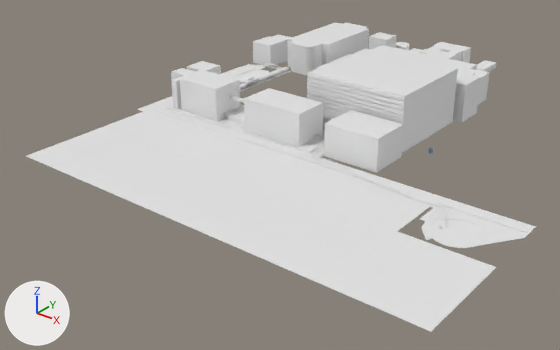
The Blender file VRCoaster.blend: old version first, new version second.
One viewpoint serves both versions: a camera (50 mm lens) standing at (208.0, -415.0, 204.0) and looking at (-91.0, -41.0, -28.0). Lighting does not change. The marker at lower left points along +X, +Y and +Z.

Names of what the first picture shows: '円柱.052', '円柱.056', '平面.001', '平面.005', '建物が建つ平面', '立方体', '立方体.001', '立方体.002', '立方体.004', '立方体.006', '立方体.007', '立方体.010', '立方体.011', '立方体.079'.
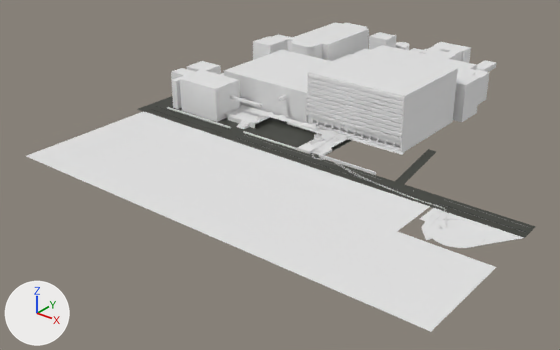
Pixel boxes (x1, y1, x2, y2) of what changed, in the pictures (560 x 350 px):
'立方体.003', shown
    after: (224, 50, 333, 123)
'立方体', hidden
    before: (324, 110, 404, 173)
'立方体.001', hidden
    before: (244, 88, 323, 148)
'立方体.088', added
    after: (321, 155, 376, 175)
'立方体.087', added
    after: (277, 95, 287, 102)
'円柱.072', added
    after: (327, 129, 389, 148)
'円柱.056', deleted
    before: (249, 141, 363, 179)
'円柱.053', deleted
    before: (454, 208, 525, 232)
'円柱.055', deleted
    before: (268, 147, 370, 181)
part 1 of me_立方体_004, added
    after: (308, 49, 458, 152)
part 2 of me_平面_001, built on
    before: (307, 159, 455, 211)
    after: (307, 149, 455, 211)
part 3 of me_平面_001, recoloured (white to grey)
    both: (137, 96, 535, 238)
part 4 of me_立方体_048, added
    after: (240, 104, 292, 122)

The change, as a diff of the scene's bpy script:
```diff
--- a/VRCoaster.blend.py
+++ b/VRCoaster.blend.py
@@ mat_マテリアル_006 @@
+mat_マテリアル_006 = principled_material('マテリアル.006')
+mat_マテリアル_006.base_color = (0.0437, 0.0467, 0.0369)  # black #3b3d36
@@ me_立方体_004 @@
 # used by ob_立方体_004; location = (-74.6, 45.5, 16.9); scale = (10.9, 14.6, 17.0)
-me_立方体_004.from_pydata(...)  # 8 vertices, 6 faces; spans x -1.21..5.58, y -4.04..0.75, z -0.99..1.31
+me_立方体_004.from_pydata(...)  # 138 vertices, 87 faces; spans x -1.21..5.58, y -4.04..0.75, z -0.99..1.31
+# me_立方体_004 part 1: 122 vertices added at x -1.21..5.58, y -4.04..0.75, z -0.99..1.31
@@ me_平面_001 @@
-me_平面_001.from_pydata(...)  # 31 vertices, 20 faces; spans x -79.0..217.0, y -25.0..28.0, z 0.0
+me_平面_001.from_pydata(...)  # 43 vertices, 29 faces; spans x -79.0..217.0, y -25.0..44.0, z 0.0
+# me_平面_001 part 2
+# 4 faces are deleted
+# 2 vertices are added at (123.0, 44.0, 0.0), (129.0, 44.0, 0.0)
+# 5 new vertices lie (54.0, 0.0, 0.0) away from vertices in x 76.0, y -25.0..-10.0, z 0.0
+# 5 new vertices lie (-33.0, 0.0, 0.0) away from vertices in x 170.0, y -25.0..-10.0, z 0.0
+# 13 new faces join them
+# me_平面_001 part 3: 16 faces spanning x -79.0..217.0, y -25.0..28.0, z 0.0 switch from no material to mat_マテリアル_006 (black #3b3d36)
@@ me_立方体_048 @@
-me_立方体_048.from_pydata(...)  # 24 vertices, 22 faces; spans x -1.79..8.56, y -4.67..0.38, z 0.0..0.2
+me_立方体_048.from_pydata(...)  # 124 vertices, 122 faces; spans x -1.79..64.37, y -4.67..0.38, z -3.11..0.2
+# me_立方体_048 part 4: 100 vertices added at x 7.86..64.37, y -4.67..-0.97, z -3.11..0.2
@@ ob_立方体 @@
 ob_立方体.scale = (10.9, 14.6, 17.0)
+ob_立方体.hide_set(True)
@@ ob_立方体_001 @@
 ob_立方体_001.scale = (10.9, 14.6, 17.0)
+ob_立方体_001.hide_set(True)
@@ ob_立方体_003 @@
 ob_立方体_003.scale = (10.9, 14.6, 17.0)
-ob_立方体_003.hide_set(True)
@@ ob_立方体_044 @@
-ob_立方体_044 = bpy.data.objects.new('立方体.044', me_立方体_047)
@@ ob_円柱 @@
-ob_円柱 = bpy.data.objects.new('円柱', me_円柱_047)
@@ ob_円柱_050 @@
-ob_円柱_050 = bpy.data.objects.new('円柱.050', me_円柱_051)
@@ ob_円柱_051 @@
-ob_円柱_051 = bpy.data.objects.new('円柱.051', me_円柱_052)
@@ ob_円柱_052 @@
-ob_円柱_052 = bpy.data.objects.new('円柱.052', me_円柱_053)
@@ ob_円柱_053 @@
-ob_円柱_053 = bpy.data.objects.new('円柱.053', me_円柱_054)
@@ ob_円柱_055 @@
-ob_円柱_055 = bpy.data.objects.new('円柱.055', me_円柱_056)
@@ ob_円柱_056 @@
-ob_円柱_056 = bpy.data.objects.new('円柱.056', me_円柱_057)
@@ ob_円柱_060 @@
-ob_円柱_060 = bpy.data.objects.new('円柱.060', me_円柱_061)
@@ ob_円柱_061 @@
-ob_円柱_061 = bpy.data.objects.new('円柱.061', me_円柱_062)
@@ ob_円柱_062 @@
-ob_円柱_062 = bpy.data.objects.new('円柱.062', me_円柱_063)
@@ ob_円柱_064 @@
-ob_円柱_064 = bpy.data.objects.new('円柱.064', me_円柱_065)
@@ ob_円柱_065 @@
-ob_円柱_065 = bpy.data.objects.new('円柱.065', me_円柱_066)
@@ ob_周囲の建物 @@
-ob_周囲の建物 = bpy.data.objects.new('周囲の建物', me_立方体_008)
@@ ob_立方体_088 @@
+ob_立方体_088 = bpy.data.objects.new('立方体.088', me_立方体_092)  # a box spanning x -1.7..38.8, y -0.7..0.5, z -2.6..-0.9
+ob_立方体_088.location = (-48.8, -49.3, 2.6)
@@ ob_立方体_087 @@
+ob_立方体_087 = bpy.data.objects.new('立方体.087', me_立方体_091)  # a box spanning x -0.5..0.5, y -4.71..3.89, z -0.5..0.5
+ob_立方体_087.location = (-107.5, -17.3, 17.4)
+ob_立方体_087.scale = (2.0, 1.0, 2.0)
@@ ob_円柱_072 @@
+ob_円柱_072 = bpy.data.objects.new('円柱.072', me_円柱_087)  # 832 vertices, 442 faces; spans x -0.01..0.99, y -0.01..0.01, z -0.513..0.5; modifiers ARRAY
+ob_円柱_072.location = (-71.1, -13.7, 2.8)
+ob_円柱_072.rotation_euler = (0.0, 1.571, 0.0)  # degrees (0, 90, 0)
@@ ob_円柱_070 @@
+ob_円柱_070 = bpy.data.objects.new('円柱.070', me_円柱_087.copy())  # modifiers ARRAY
+ob_円柱_070.location = (-105.2, -16.3, 4.3)
+ob_円柱_070.rotation_euler = (0.0, 1.571, 0.0)  # degrees (0, 90, 0)
@@ ob_円柱_068 @@
+ob_円柱_068 = bpy.data.objects.new('円柱.068', me_円柱_087.copy())  # modifiers ARRAY
+ob_円柱_068.location = (-152.7, -16.3, 4.3)
+ob_円柱_068.rotation_euler = (0.0, 1.571, 0.0)  # degrees (0, 90, 0)
```
